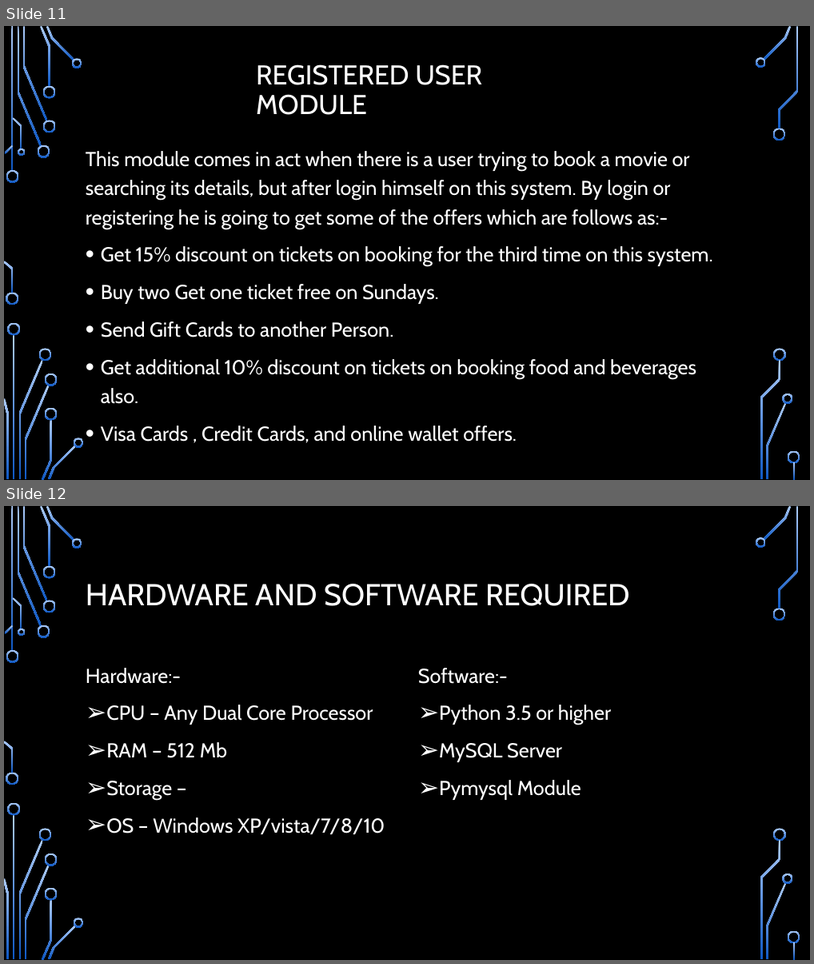
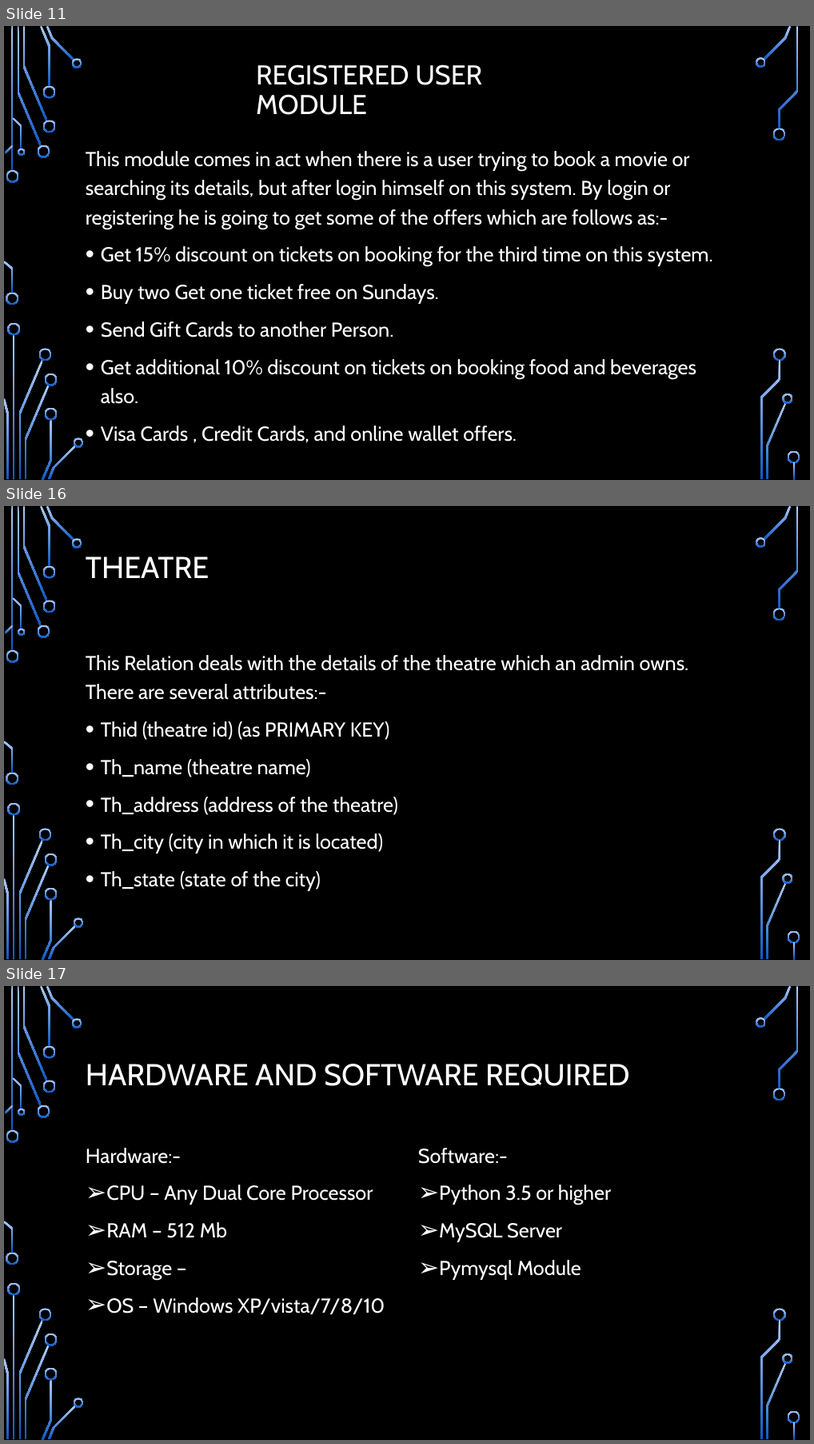
Before and after one commit to vyasaman/movie-ticket-booking, a slide deck: Movie Ticket Booking System.pptx. Shown one above the other, each under a label of ours: slides 11 and 12 before the commit, slides 11, 16 and 17 after it; the slides between them are not shown. The pictures are 814x964 and 814x1444 pixels, drawn with LibreOffice and Linux fonts; fonts in the diff are those of the drawing; background and template pictures are left out. Boxes give left, top, right and bottom in pixels: in the first picture for what was removed or moved away, otherwise in the second. Text is boxed around its words. In the diff, an @@ line names an element or a change of style, - is before the commit and + after.

```diff
--- a/Movie Ticket Booking System.pptx
+++ b/Movie Ticket Booking System.pptx
@@ slide 16 added at <box>4,506,810,960</box>, background picture (left out); not listed: 36 template elements that a slide beside it also shows @@
@@ title added at <box>86,556,209,578</box>, 36 pt, text #FFFFFF @@
+THEATRE
@@ text added at <box>86,655,690,891</box>, 24 pt, text #FFFFFF @@
+This Relation deals with the details of the theatre which an admin owns. There are several attributes:-
+• Thid (theatre id) (as PRIMARY KEY)
+• Th_name (theatre name)
+• Th_address (address of the theatre)
+• Th_city (city in which it is located)
+• Th_state (state of the city)
@@ what was slide 12 is now slide 17 @@
```
Also in this commit, not shown: 4 other slides added.
